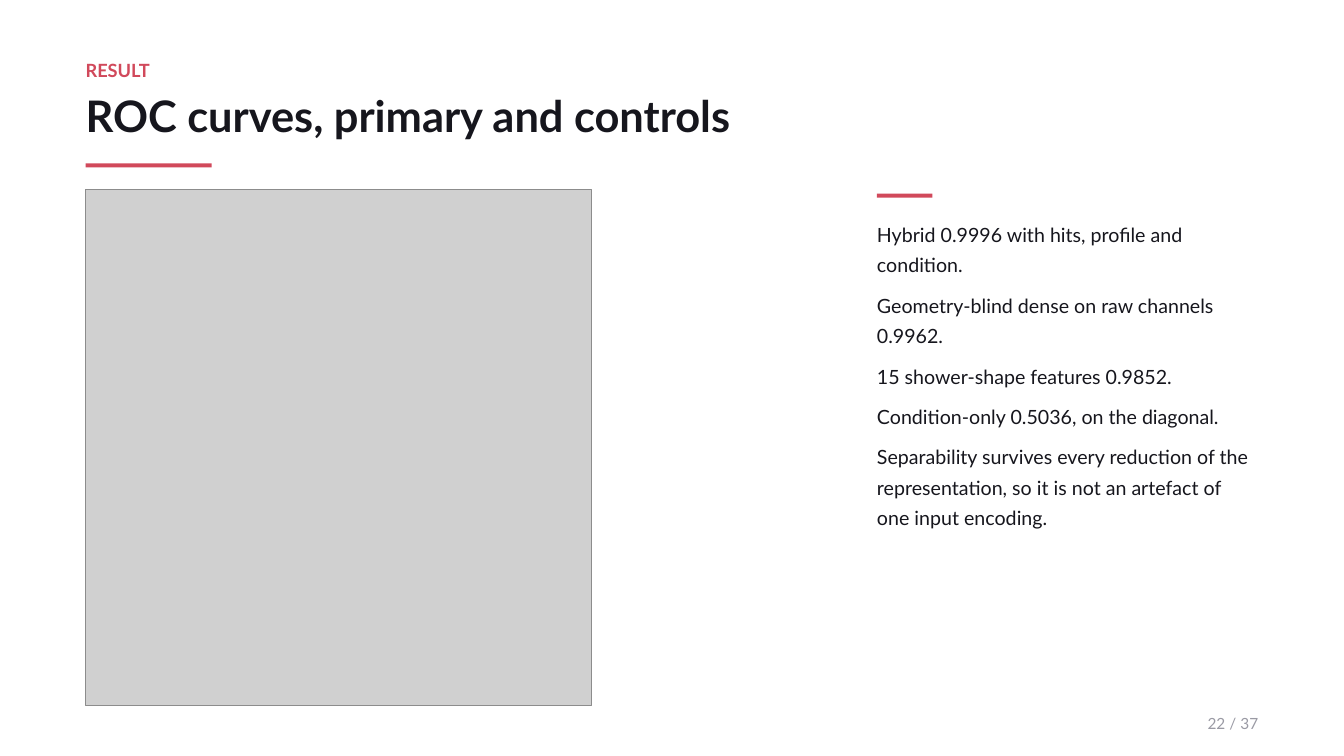
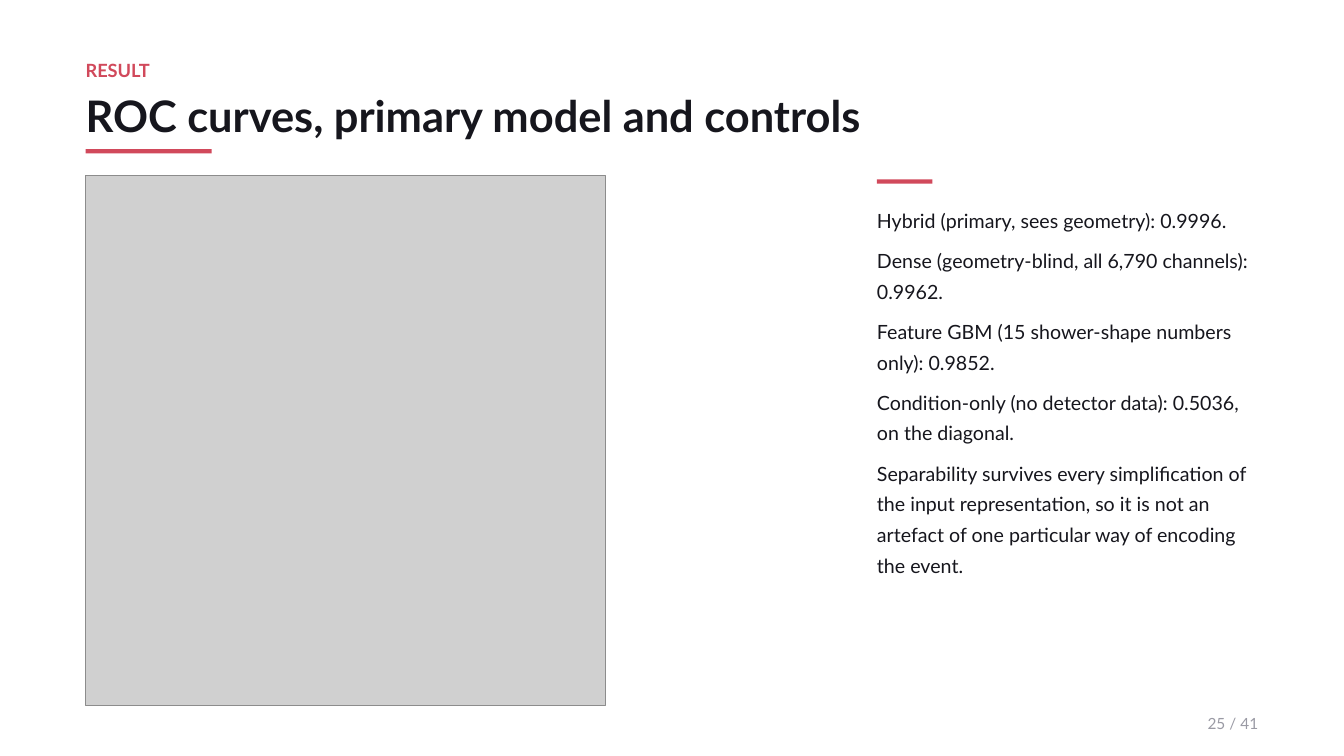
Before and after one commit to JulianAttemptsCoding/Fast-MC-CBSC, a slide deck: slide 25 of exhibition/c2st_20260728/CBSC_ZDC_FastMC_overview.pptx (slide 22 before the commit). Drawn at 1344x756 pixels with LibreOffice and Linux fonts; fonts in the diff are those of the drawing; grey boxes stand for pictures. Boxes give left, top, right and bottom in pixels: in the first picture for what was removed or moved away, otherwise in the second. Text is boxed around its words. In the diff, an @@ line names an element or a change of style, - is before the commit and + after.

```diff
--- a/exhibition/c2st_20260728/CBSC_ZDC_FastMC_overview.pptx
+++ b/exhibition/c2st_20260728/CBSC_ZDC_FastMC_overview.pptx
@@ text at [86, 99, 860, 140]: text changed @@
-ROC curves, primary and controls
+ROC curves, primary model and controls
@@ rectangle: place and size @@
-rectangle at [86, 163, 212, 167]
+rectangle at [86, 149, 212, 153]
@@ picture: place and size @@
-picture at [86, 190, 592, 706]
+picture at [86, 175, 606, 706]
@@ rectangle: place and size @@
-rectangle at [877, 194, 933, 198]
+rectangle at [877, 179, 933, 184]
@@ text at [877, 213, 1248, 573]: text changed @@
-Hybrid 0.9996 with hits, profile and condition.
-Geometry-blind dense on raw channels 0.9962.
-15 shower-shape features 0.9852.
-Condition-only 0.5036, on the diagonal.
-Separability survives every reduction of the representation, so it is not an artefact of one input encoding.
+Hybrid (primary, sees geometry): 0.9996.
+Dense (geometry-blind, all 6,790 channels): 0.9962.
+Feature GBM (15 shower-shape numbers only): 0.9852.
+Condition-only (no detector data): 0.5036, on the diagonal.
+Separability survives every simplification of the input representation, so it is not an artefact of one particular way of encoding the event.
@@ text at [1208, 718, 1258, 729]: text changed @@
-22 / 37
+25 / 41
```
Also in this commit, not shown: 18 other slides changed, 22 slides added, 18 slides removed, 12 other files.
